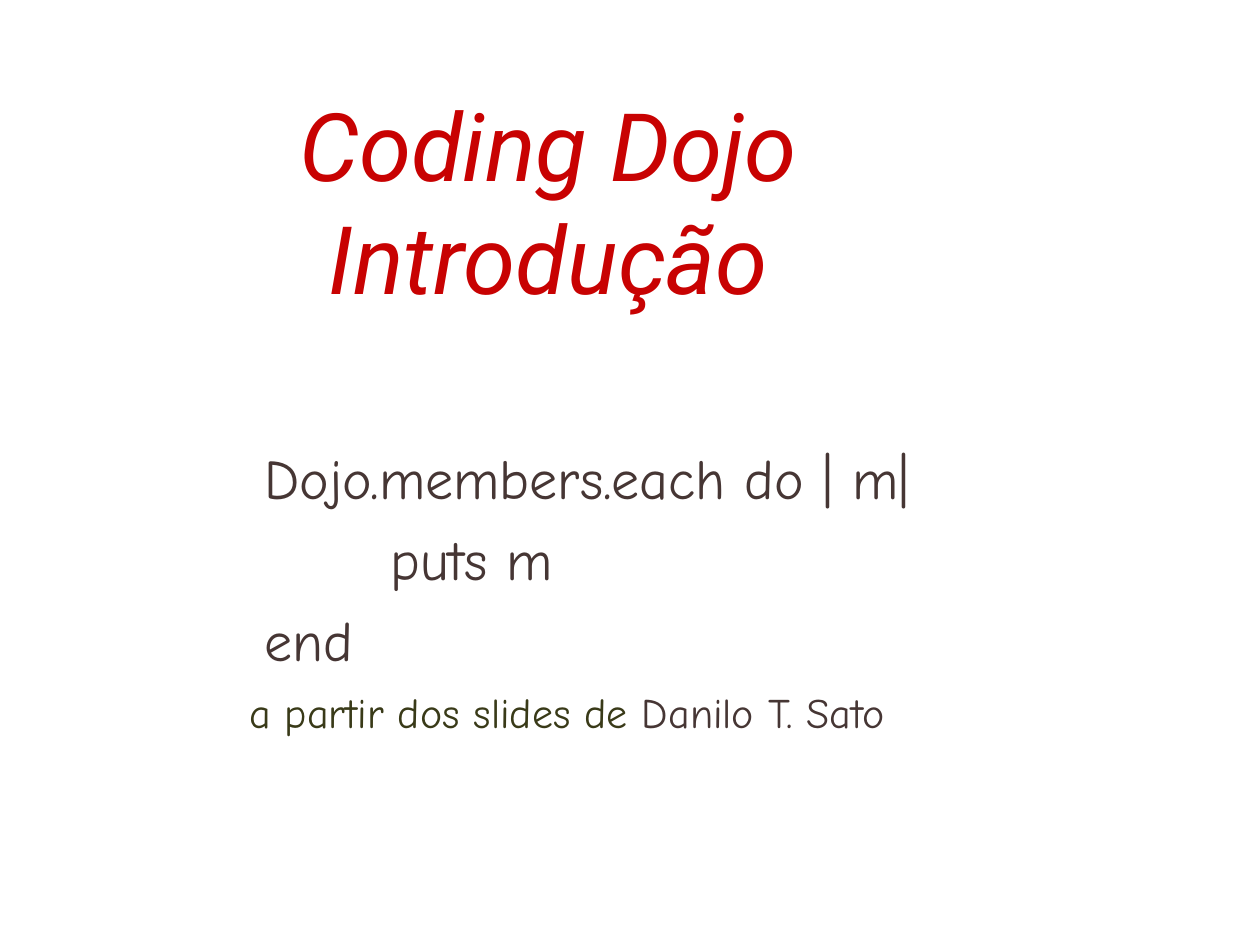
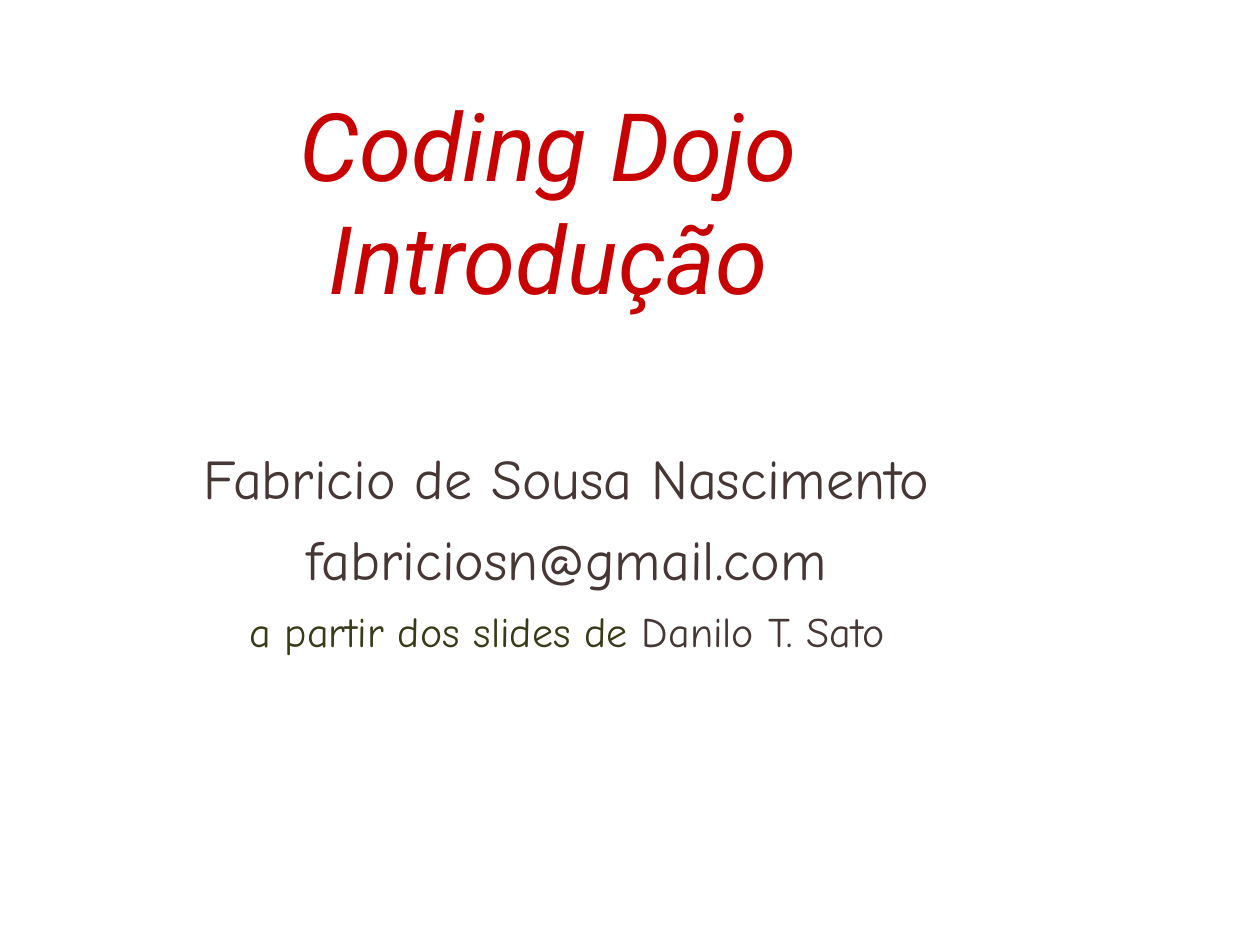
Before and after one commit to dojosp/participant-s-projects, a slide deck: slide 1 of DojoIntroPycon.odp. Drawn at 1260x945 pixels with LibreOffice and Linux fonts; fonts in the diff are those of the drawing; background and template pictures are left out. Boxes give left, top, right and bottom in pixels: in the first picture for what was removed or moved away, otherwise in the second. Text is boxed around its words. In the diff, an @@ line names an element or a change of style, - is before the commit and + after.

Commit message:
Dojo da Latinoware - Entertainment em Python

```diff
--- a/DojoIntroPycon.odp
+++ b/DojoIntroPycon.odp
@@ subtitle at [204,460,929,591]: text changed @@
-Dojo.members.each do | m|
-puts m
-end
+Fabricio de Sousa Nascimento
+fabriciosn@gmail.com
```
Also in this commit, not shown: 1 other slide changed, 3 other files.
